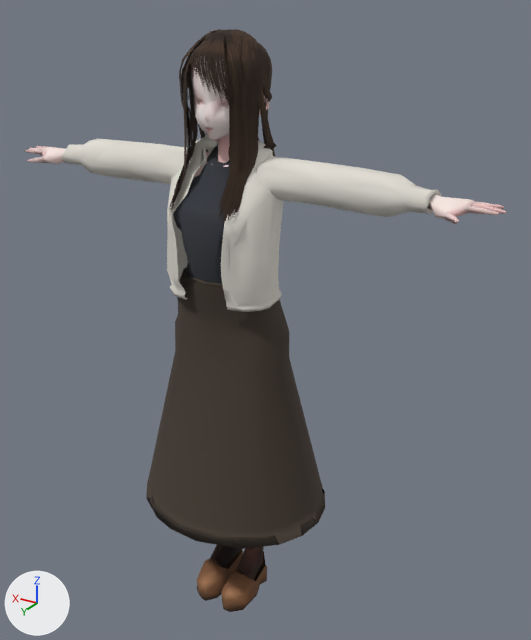
One commit to the glTF model assets/models/char/second_ai/lod/bl_npc_nf17.lod.glb: the scene before it, then after it.
The view is the same before and after, from a 50 mm camera at (-1.021, 1.528, 1.687) aimed at (-0.073, -0.052, 0.897). The lights are fixed; the arrows at lower left show +X, +Y and +Z. The older version comes first. Vertices at exactly the same position are counted once.

Objects in the first picture: 'NPC_LOD'.
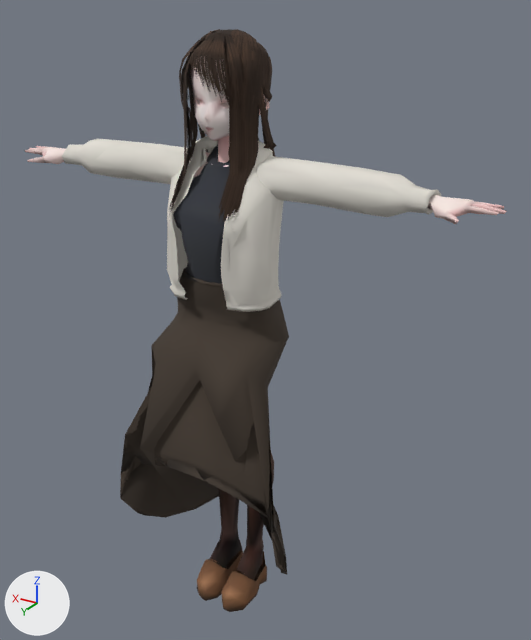
The newer file adds a shape key; the second version is drawn at full value of the shape key 'skirt_sit' of 'NPC_LOD', and the change is written as the vertex moves it makes.

Patch to the scene script:
```diff
--- a/assets/models/char/second_ai/lod/bl_npc_nf17.lod.glb.py
+++ b/assets/models/char/second_ai/lod/bl_npc_nf17.lod.glb.py
@@ me_npc_lod @@
 # used by ob_npc_lod; location = (0.0, 0.0, 0.0)
-me_npc_lod.from_pydata(...)  # 4429 vertices, 6343 faces; spans x -0.69..0.69, y -0.23..0.24, z 0.0..1.63
+me_npc_lod.from_pydata(...)  # 4429 vertices, 6343 faces; spans x -0.69..0.69, y -0.14..0.29, z 0.0..1.63
+# me_npc_lod part 1: 81 of 4429 vertices moved; they spanned x -0.28..0.28, y -0.23..0.24, z 0.34..0.91 and now span x -0.28..0.27, y -0.14..0.29, z 0.2..0.92; mean shift (0.0, 0.1, 0.01); largest move (-0.03, -0.23, 0.37) -> (-0.03, 0.25, 0.59)
 me_npc_lod.materials.append(mat_npc_lod_body)
```

Changed parts and their boxes (x1, y1, x2, y2) in the pictures (531 x 640 px; the box of a moved part takes in the faces that stretch with it):
part 1 of me_npc_lod, moved or reshaped
    before: (146, 297, 325, 549)
    after: (120, 297, 289, 574)
